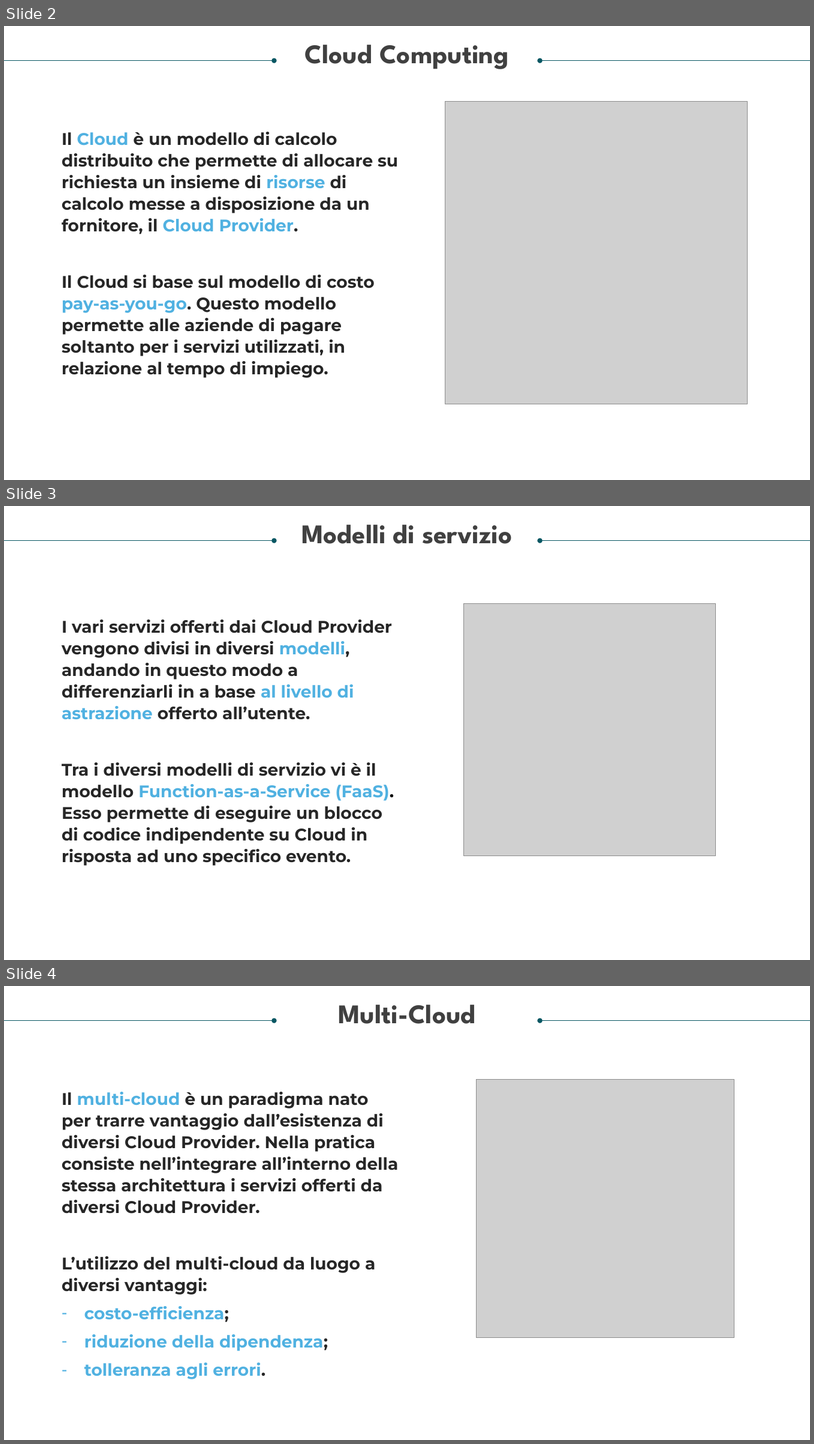
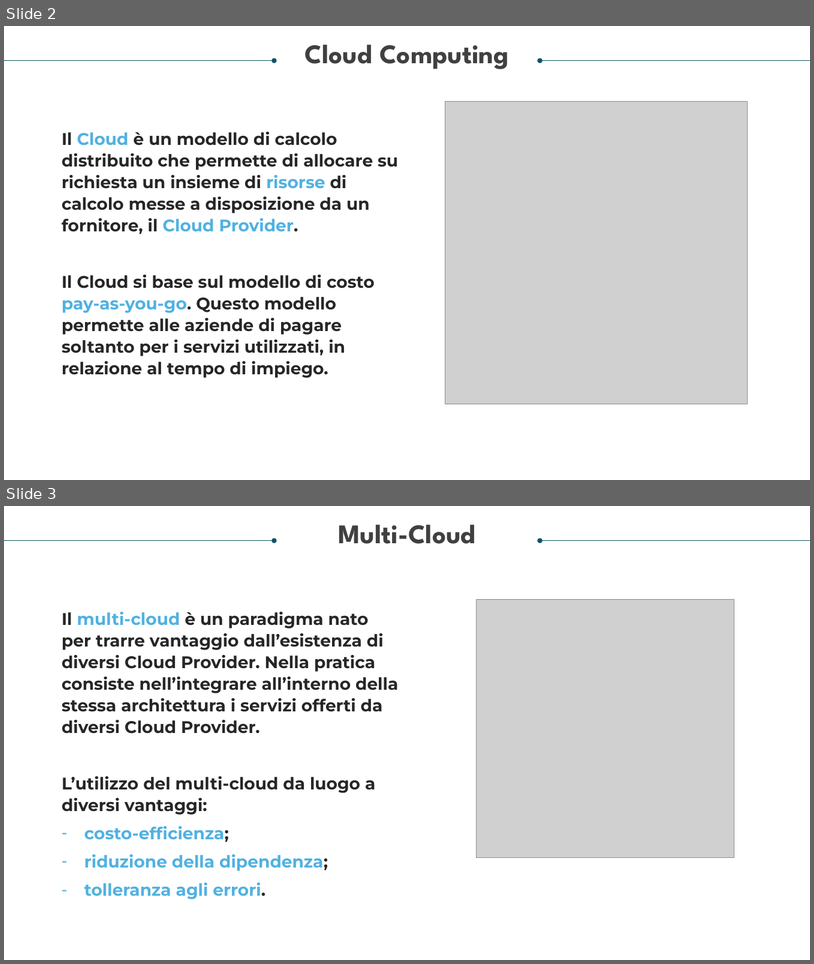
Before and after one commit to antonio-cirillo/nosql-fly-implementation, a slide deck: Tesi e Presentazione/Presentazione tesi.pptx. Shown one above the other, each under a label of ours: slides 2, 3 and 4 before the commit, slides 2 and 3 after it. The pictures are 814x1444 and 814x964 pixels, drawn with LibreOffice and Linux fonts; fonts in the diff are those of the drawing; grey boxes stand for pictures. Boxes give left, top, right and bottom in pixels: in the first picture for what was removed or moved away, otherwise in the second. Text is boxed around its words. In the diff, an @@ line names an element or a change of style, - is before the commit and + after.

```diff
--- a/Tesi e Presentazione/Presentazione tesi.pptx
+++ b/Tesi e Presentazione/Presentazione tesi.pptx
@@ slide 3 removed at (4,506,810,960), background #FFFFFF @@
@@ arrow removed from (4, 540) to (275, 540) @@
@@ text removed at (302,525,512,544) @@
-Modelli di servizio
@@ arrow removed from (810, 540) to (540, 540) @@
@@ picture removed at (464,604,716,856) @@
@@ text removed at (62,619,395,865) @@
-I vari servizi offerti dai Cloud Provider vengono divisi in diversi modelli, andando in questo modo a differenziarli in a base al livello di astrazione offerto all’utente.
-Tra i diversi modelli di servizio vi è il modello Function-as-a-Service (FaaS).
-Esso permette di eseguire un blocco di codice indipendente su Cloud in risposta ad uno specifico evento.
@@ what was slide 4 is now slide 3 @@
```
Also in this commit, not shown: 1 slide changed.
